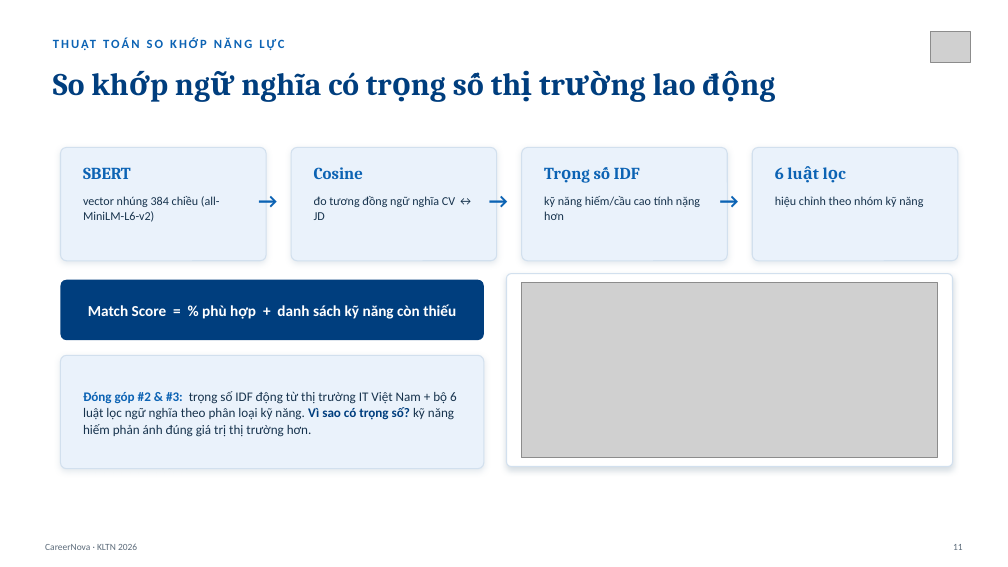
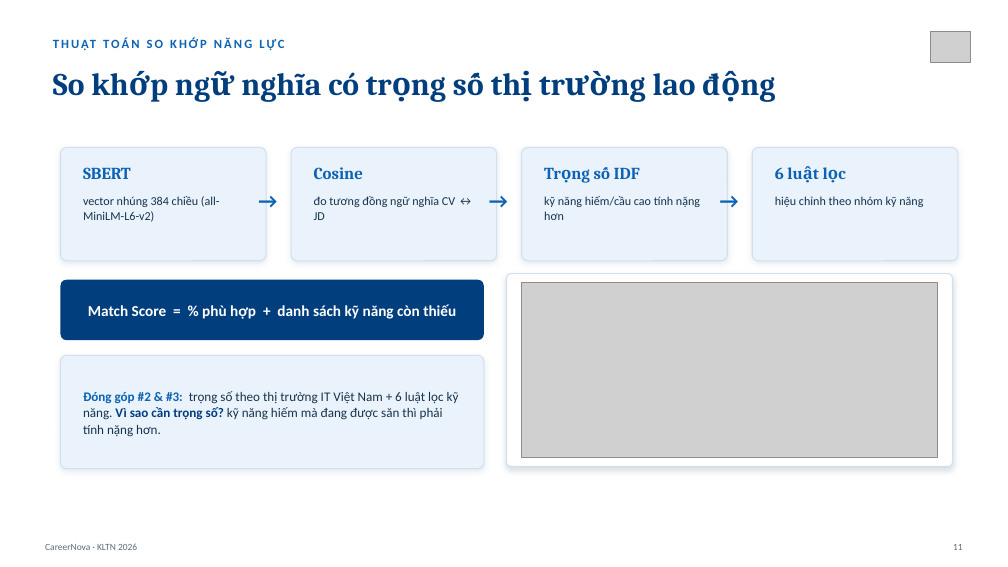
Before and after one commit to Myy1112/082026, a slide deck: slide 11 of CareerNova_Slide_BaoVe.pptx. Drawn at 1008x567 pixels with LibreOffice and Linux fonts; fonts in the diff are those of the drawing; grey boxes stand for pictures. Boxes give left, top, right and bottom in pixels: in the first picture for what was removed or moved away, otherwise in the second. Text is boxed around its words. In the diff, an @@ line names an element or a change of style, - is before the commit and + after.

```diff
--- a/CareerNova_Slide_BaoVe.pptx
+++ b/CareerNova_Slide_BaoVe.pptx
@@ text at [83,391,459,437]: text changed @@
-Đóng góp #2 & #3: trọng số IDF động từ thị trường IT Việt Nam + bộ 6 luật lọc ngữ nghĩa theo phân loại kỹ năng. Vì sao có trọng số? kỹ năng hiếm phản ánh đúng giá trị thị trường hơn.
+Đóng góp #2 & #3: trọng số theo thị trường IT Việt Nam + 6 luật lọc kỹ năng. Vì sao cần trọng số? kỹ năng hiếm mà đang được săn thì phải tính nặng hơn.
```
Also in this commit, not shown: 10 other slides changed, 4 other files.
